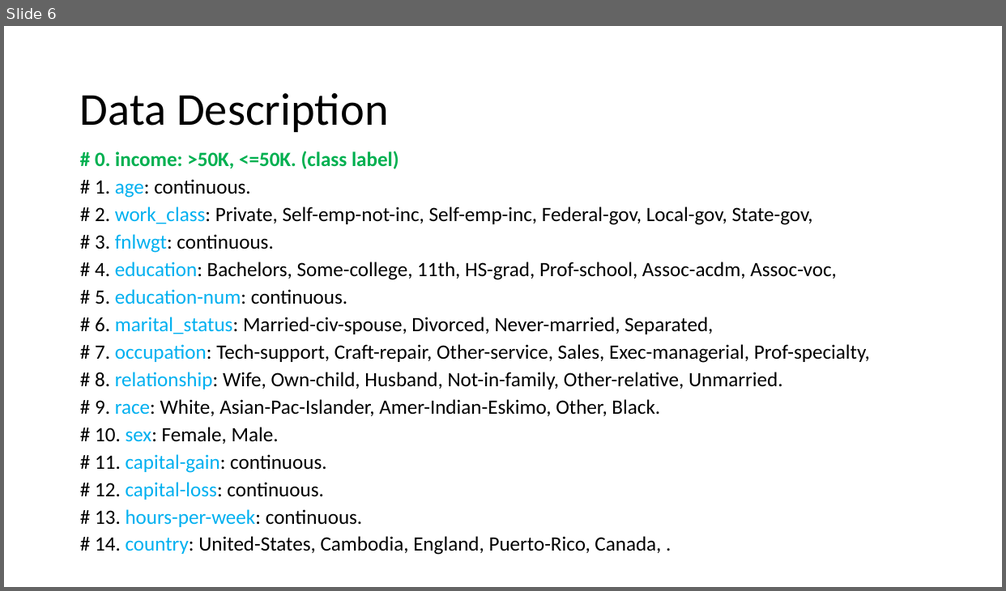
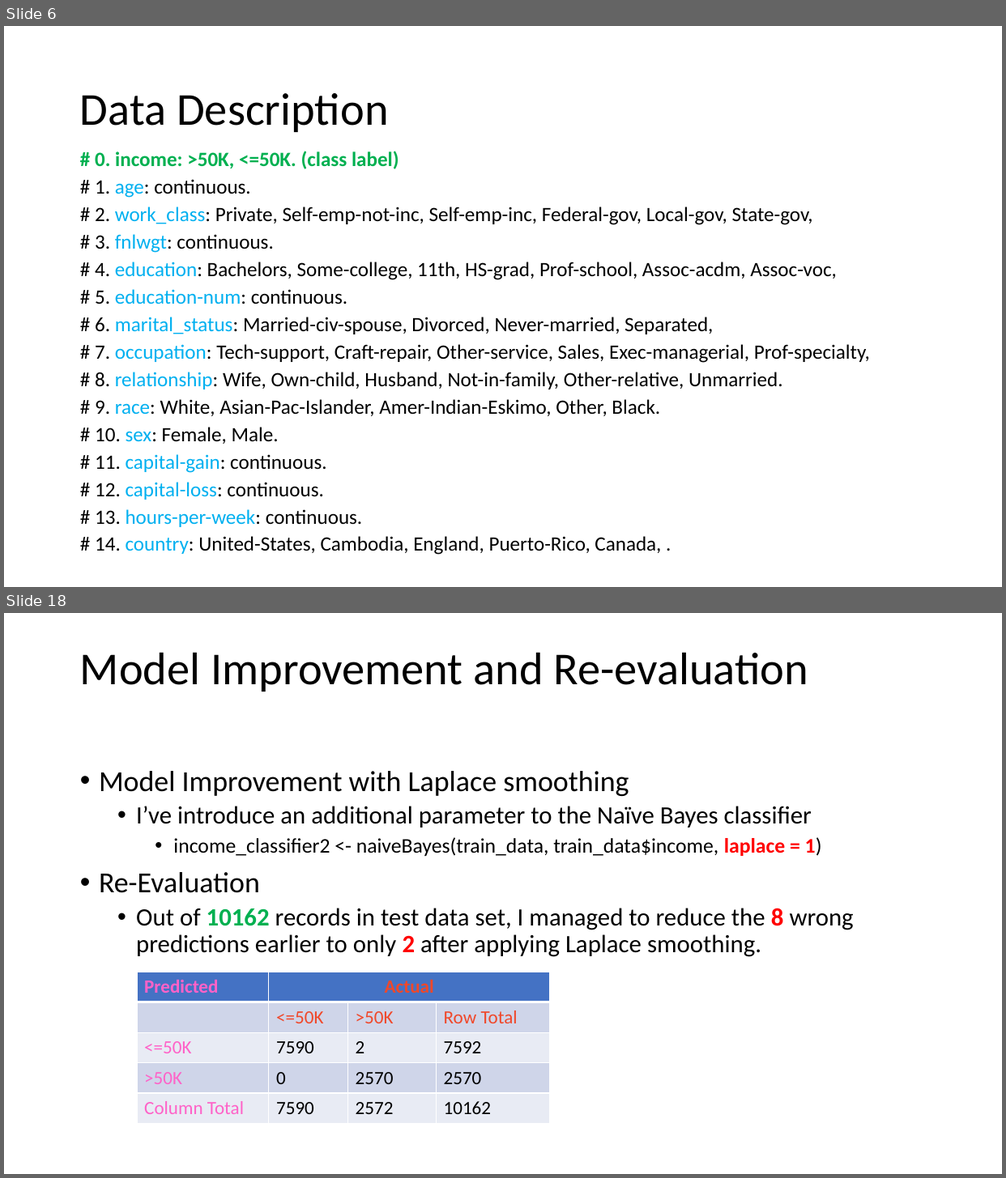
Before and after one commit to lifengzhi/msa_mh8101_or1_lp, a slide deck: mh8111_assignment/NaiveBayes.pptx. Shown one above the other, each under a label of ours: slide 6 before the commit, slides 6 and 18 after it; the slides between them are not shown. The pictures are 1006x591 and 1006x1178 pixels, drawn with LibreOffice and Linux fonts; fonts in the diff are those of the drawing. Boxes give left, top, right and bottom in pixels: in the first picture for what was removed or moved away, otherwise in the second. Text is boxed around its words. In the diff, an @@ line names an element or a change of style, - is before the commit and + after.

```diff
--- a/mh8111_assignment/NaiveBayes.pptx
+++ b/mh8111_assignment/NaiveBayes.pptx
@@ slide 18 added at [4,613,1002,1174], background #FFFFFF @@
@@ title added at [80,652,809,692], 44 pt, text #000000 @@
+Model Improvement and Re-evaluation
@@ text added at [99,771,854,957], 24 pt, text #000000 @@
+• Model Improvement with Laplace smoothing
+  • I’ve introduce an additional parameter to the Naïve Bayes classifier
+    • income_classifier2 <- naiveBayes(train_data, train_data$income, laplace = 1)
+• Re-Evaluation
+  • Out of 10162 records in test data set, I managed to reduce the 8 wrong predictions earlier to only 2 after applying Laplace smoothing.
@@ table added at [137,973,550,1124], 5 rows, 4 columns @@
+Predicted | Actual |  | 
+ | <=50K | >50K | Row Total
+<=50K | 7590 | 2 | 7592
+>50K | 0 | 2570 | 2570
+Column Total | 7590 | 2572 | 10162
```
Also in this commit, not shown: 6 slides changed, 8 other slides added, 10 slides removed.
